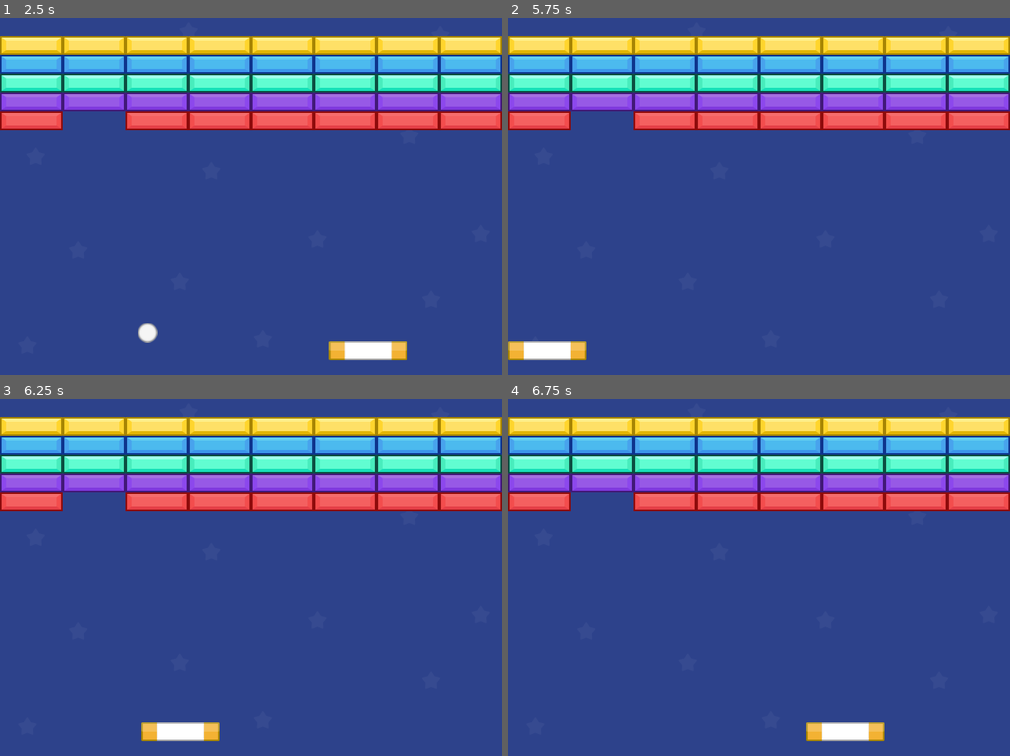
Above: before the commit, frames 1-4 (two rows, left to right).
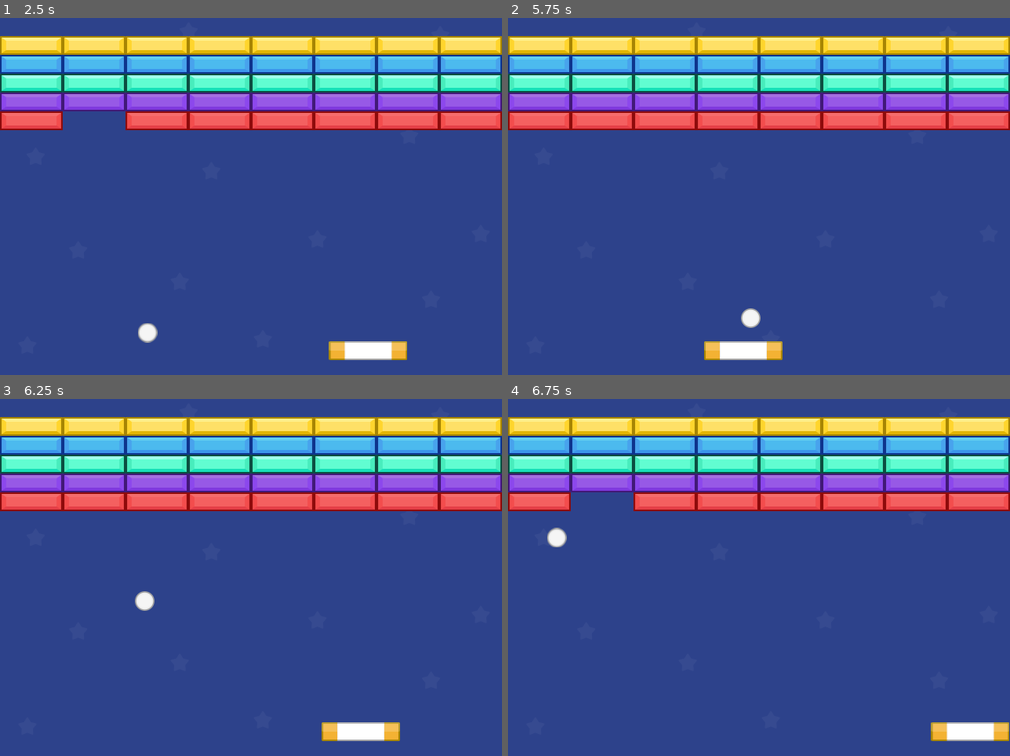
Above: after the commit, the same moments.

Repository: KvotheRMaedre/super-arkanoid
Game: Godot game, scene res://Scenes/level_one.tscn
Two runs of this game, one before a commit and one after it. Both use one fixed random seed, a clock stepped at 60 frames per second and the inputs below.
Inputs:
- Up to frame 1 (2.5 s): tap Enter at 0.5 s; hold D (right) 0.53-1.28 s; hold Space (start) 0.53-1.28 s; hold Left (left) 1.28-2.03 s; tap Space (start) at 1.35 s; hold D (right) from 2.03 s (still down); hold Space (start) from 2.03 s (still down)
- Up to frame 2 (5.75 s): release Space (start) at 2.78 s; tap Space (start) at 2.85, 3.5, 4.35 s; release D (right) at 3.53 s; hold Space (start) 3.53-4.28 s; hold Left (left) from 3.53 s (still down); hold Space (start) from 5.03 s (still down)
- Up to frame 3 (6.25 s): release Left (left) at 5.78 s; release Space (start) at 5.78 s; hold D (right) from 5.78 s (still down); tap Space (start) at 5.85 s
- Up to frame 4 (6.75 s): keep holding D (right); hold Space (start) from 6.53 s (still down)

Frame 1 is identical in both runs. In frame 2, 2.5% of the frame differs, in the area x 0-55%, y 26-96%; in frame 3, 2.5%; in frame 4, 1.8%.

Commit message:
Creating a timer on colission with death zone and restarting the game

Diff:
--- a/Scenes/environment.tscn
+++ b/Scenes/environment.tscn
@@ -1,5 +1,6 @@
-[gd_scene load_steps=5 format=3 uid="uid://d1pfcjupej81"]
+[gd_scene load_steps=6 format=3 uid="uid://d1pfcjupej81"]
 
+[ext_resource type="Script" path="res://Scripts/environment.gd" id="1_odry6"]
 [ext_resource type="Texture2D" uid="uid://b2u6rg1tdid3v" path="res://Assets/Background.png" id="1_succ8"]
 
 [sub_resource type="RectangleShape2D" id="RectangleShape2D_n4ctw"]
@@ -12,6 +13,7 @@
 size = Vector2(682, 24.5)
 
 [node name="Environment" type="Node2D"]
+script = ExtResource("1_odry6")
 
 [node name="Background" type="Sprite2D" parent="."]
 texture = ExtResource("1_succ8")
@@ -49,3 +51,10 @@
 position = Vector2(320, 492.75)
 shape = SubResource("RectangleShape2D_5wcbn")
 debug_color = Color(0.954632, 0.158035, 0.370637, 0.42)
+
+[node name="TimerReset" type="Timer" parent="."]
+wait_time = 3.0
+one_shot = true
+
+[connection signal="body_entered" from="DeathZone" to="." method="_on_death_zone_body_entered"]
+[connection signal="timeout" from="TimerReset" to="." method="_on_timer_reset_timeout"]
--- /dev/null
+++ b/Scripts/environment.gd
@@ -0,0 +1,14 @@
+extends Node2D
+
+@onready var timer_reset: Timer = $TimerReset
+
+func _on_death_zone_body_entered(body: Node2D) -> void:
+
+	if body.name == "Ball":
+		timer_reset.start()
+		body.queue_free()
+
+
+func _on_timer_reset_timeout() -> void:
+	GameManager.started = false
+	get_tree().reload_current_scene()
--- a/Scripts/power_up_item.gd
+++ b/Scripts/power_up_item.gd
@@ -7,4 +7,8 @@
 	velocity.y = fall_speed
 	rotation_degrees += rotation_spped * delta
 
-	move_and_slide()
+	var collision = move_and_collide(velocity * delta)
+	if collision != null:
+		var collision_object = collision.get_collider()
+		if "Player" in collision_object.name:
+			print("Coletado arrasou mana")
